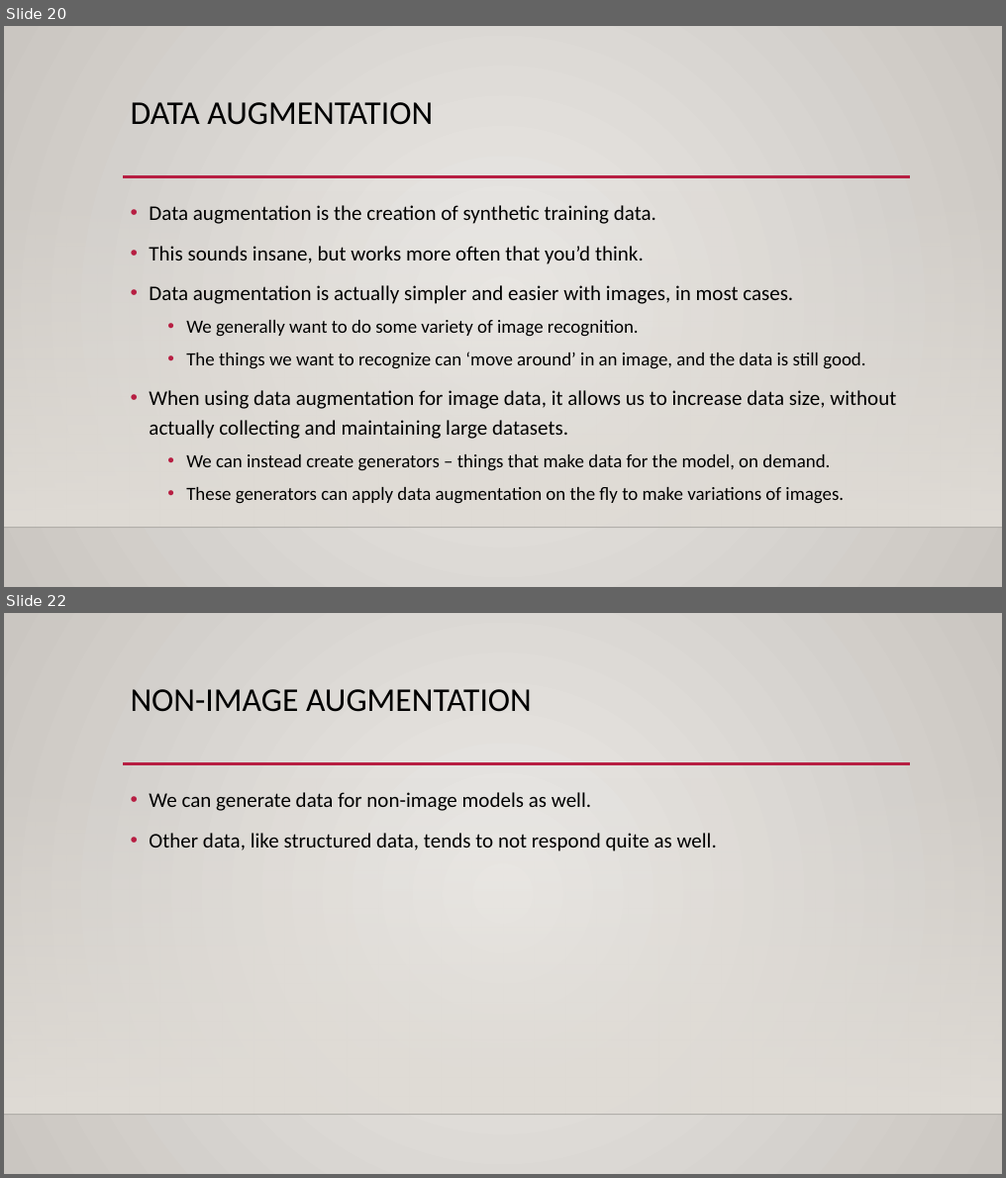
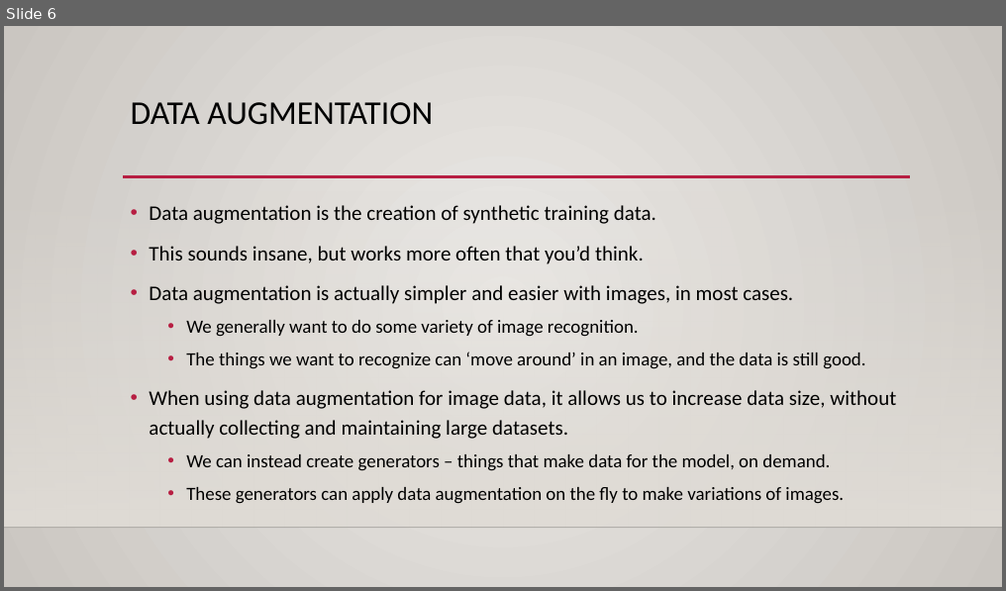
Before and after one commit to calvint13/Intro_to_Machine_Learning_Student_Workbooks, a slide deck: reference_content/Slides/tensorboard_cnn_2.pptx. Shown one above the other, each under a label of ours: slides 20 and 22 before the commit, slide 6 after it; the slides between them are not shown. The pictures are 1006x1178 and 1006x591 pixels, drawn with LibreOffice and Linux fonts; fonts in the diff are those of the drawing; background and template pictures are left out. Boxes give left, top, right and bottom in pixels: in the first picture for what was removed or moved away, otherwise in the second. Text is boxed around its words. In the diff, an @@ line names an element or a change of style, - is before the commit and + after.

```diff
--- a/reference_content/Slides/tensorboard_cnn_2.pptx
+++ b/reference_content/Slides/tensorboard_cnn_2.pptx
@@ slide 22 removed at box(4, 613, 1002, 1174), background gradient #ECEAE7 to #CAC7C1; not listed: 3 template elements that a slide beside it also shows @@
@@ title removed at box(131, 689, 532, 712) @@
-NON-IMAGE AUGMENTATION
@@ text removed at box(149, 792, 717, 852) @@
-• We can generate data for non-image models as well.
-• Other data, like structured data, tends to not respond quite as well.
@@ what was slide 20 is now slide 6 @@
```
Also in this commit, not shown: 3 slides changed, 9 slides added, 4 other slides removed, 1 other file.
